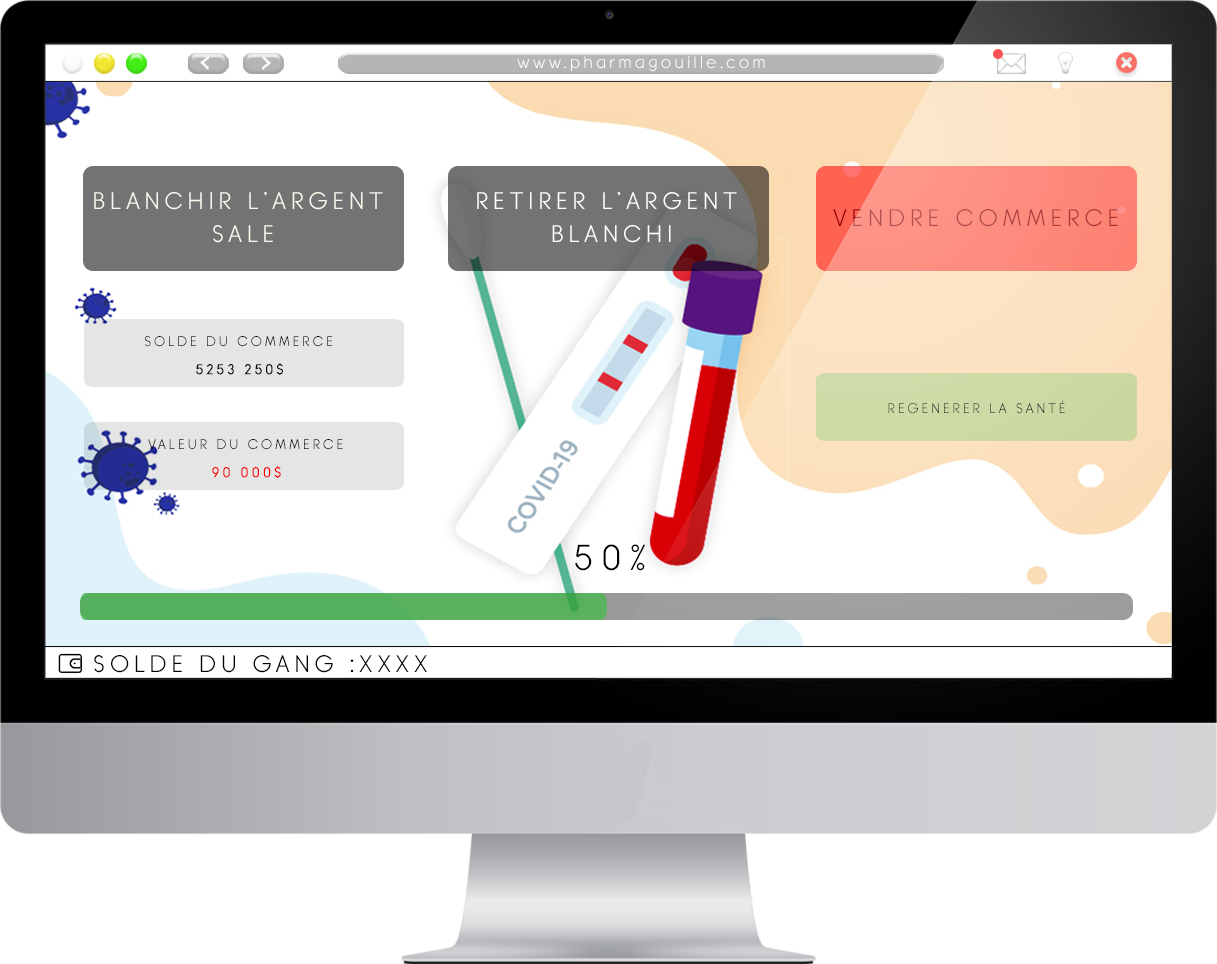
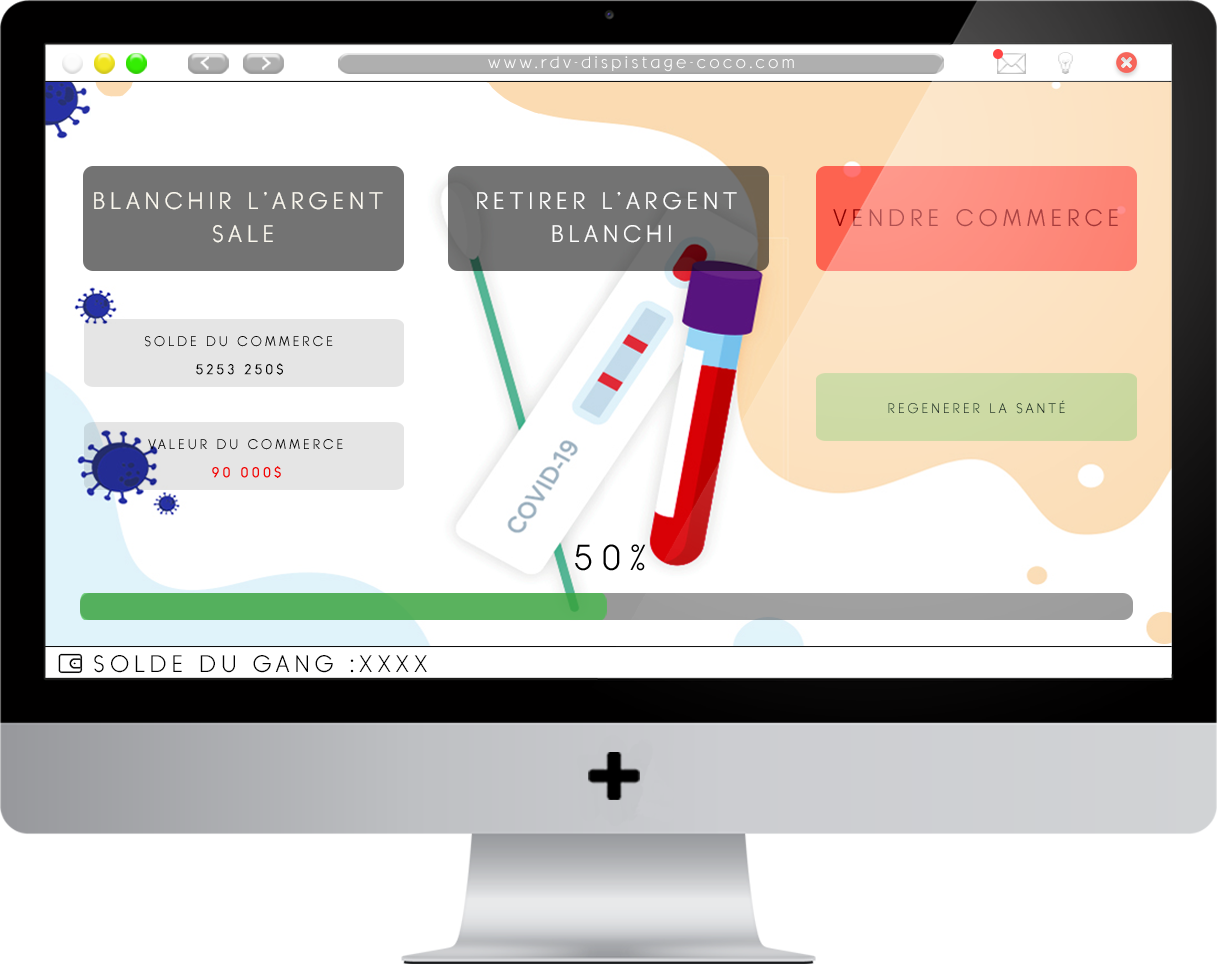
Comparing the layer stacks of the two 1217x964 images. Changes:
renamed "MACBOOK" to "screen", moved it out of group "PAGE 2" over 45, 49, 1172, 800
removed group "MILIEU" (1st of 2, in "PAGE 2") (21 layers) from group "PAGE 2" over 94, 192, 1118, 571
removed layer "fond blanc" from group "PC (doit rester activé)" over 71, 49, 1137, 75
hid "www.pharmagouille.com", moved it out of group "HAUT DU PC copie" over 517, 56, 765, 72
removed layer "Barre url" (1st of 2, in "PAGE 2" › "HAUT DU PC copie") from group "HAUT DU PC copie" over 338, 55, 944, 74
moved "www.rdv-dispistage-coco.com" out of group "HAUT DU PC" over 488, 56, 794, 72
renamed ">" to "urlbar", moved it out of group "HAUT DU PC", painted on it over 45, 49, 1172, 82
renamed "Rectangle Vendre rouge" to "sell", opacity 55% → 100%, moved it into group "page2", painted on it over 833, 209, 1118, 227
added layer "withdraw" in group "page2" over 477, 192, 737, 243
renamed "RETIRER L’ARGENT BLANCHI" to "withdrawrollover", hid it, moved it into group "page2", painted on it over 477, 192, 737, 243
removed layer "Retirer" (was 55%) from group "MILIEU" over 477, 192, 737, 243
added layer "dropcash" in group "page2" over 94, 192, 383, 243
renamed "BLANCHIR L’ARGENT SALE" to "dropcashrollover", hid it, moved it into group "page2", painted on it over 94, 192, 383, 243
removed layer "Blanchir" (was 55%) from group "MILIEU" over 94, 192, 383, 243
renamed "VALEUR DU COMMERCE" to "value", moved it into group "page2", painted on it over 148, 439, 343, 478
removed layer "Rectangle valeur" (was 10%) from group "MILIEU" over 148, 439, 343, 478
removed layer "VENDRE COMMERCE" from group "MILIEU" over 833, 209, 1118, 227
removed group "HAUT DU PC copie" (16 layers) (was 93%) from group "PAGE 2" over 71, 49, 1137, 74
removed group "PC (doit rester activé)" (5 layers) over 45, 49, 1172, 800
…and 18 more changes (1 opacity, 5 painted, 12 removed, 4 renamed, 6 stack)
